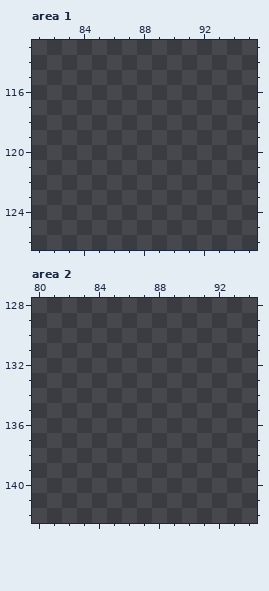
A pixel-art file gets an edit: Xplat/src/main/resources/assets/botania/textures/working_files/block/metamorphic_wip.ase. The picture above was drawn from the file before the commit.
192x144 pixels, 1 frame. Colours within 5 levels of each other are drawn and written as one. Shown: area 1: x 81..95, y 113..126; area 2: x 80..94, y 128..142. The commit also changed other parts of the picture, which this record leaves out.
Visible layers, top first: "Moss", "Base".
Palette (. is transparent): 
Now the later version:
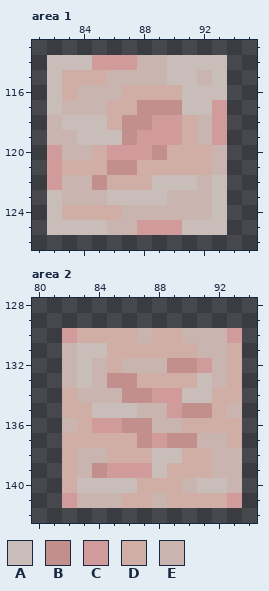
Colours new in this view: A #c9bdb9  B #c38f8d  C #d09b9a  D #d0ada5  E #cab4af
The exact change:
Area 1, layer "Base":
y 114: x 82..93 ............ -> AAACCCEEAAAA
y 115: x 82..93 ............ -> ADDDEEEEAAEA
y 116: x 82..93 ............ -> ADEEEDDDDAAA
y 117: x 82..93 ............ -> AEEEDDBBBAAC
y 118: x 82..93 ............ -> EAAADBBCCDEC
y 119: x 82..93 ............ -> EEAAABCCCDEC
y 120: x 82..93 ............ -> CEEDCCCBDDDE
y 121: x 82..93 ............ -> CDDDBBDDDDDE
y 122: x 82..93 ............ -> CEEBDDDAAAEA
y 123: x 82..93 ............ -> AEEEAAAAEEEA
y 124: x 82..93 ............ -> ADDDDEEEEEEA
y 125: x 82..93 ............ -> AAAAEECCCAAA
Area 2, layer "Base":
y 130: x 82..93 ............ -> CDDDDEDDEEEC
y 131: x 82..93 ............ -> EAADDDDDDEED
y 132: x 82..93 ............ -> EAEDEEEBBCED
y 133: x 82..93 ............ -> EAEBBDDDDAED
y 134: x 82..93 ............ -> DEEEBBCCAADD
y 135: x 82..93 ............ -> DDAAAEECBBDE
y 136: x 82..93 ............ -> EDCCBBEEDDDD
y 137: x 82..93 ............ -> DDDDDBCBBEED
y 138: x 82..93 ............ -> DEEDDDAADDEE
y 139: x 82..93 ............ -> DEBCCCADDDEE
y 140: x 82..93 ............ -> DAAAADDDEAAE
y 141: x 82..93 ............ -> CEEEDDEDDDDC
Pixel boxes of the changes (left, top, right, bottom) in both pictures:
added: (47, 55, 227, 235)
added: (62, 328, 242, 508)
